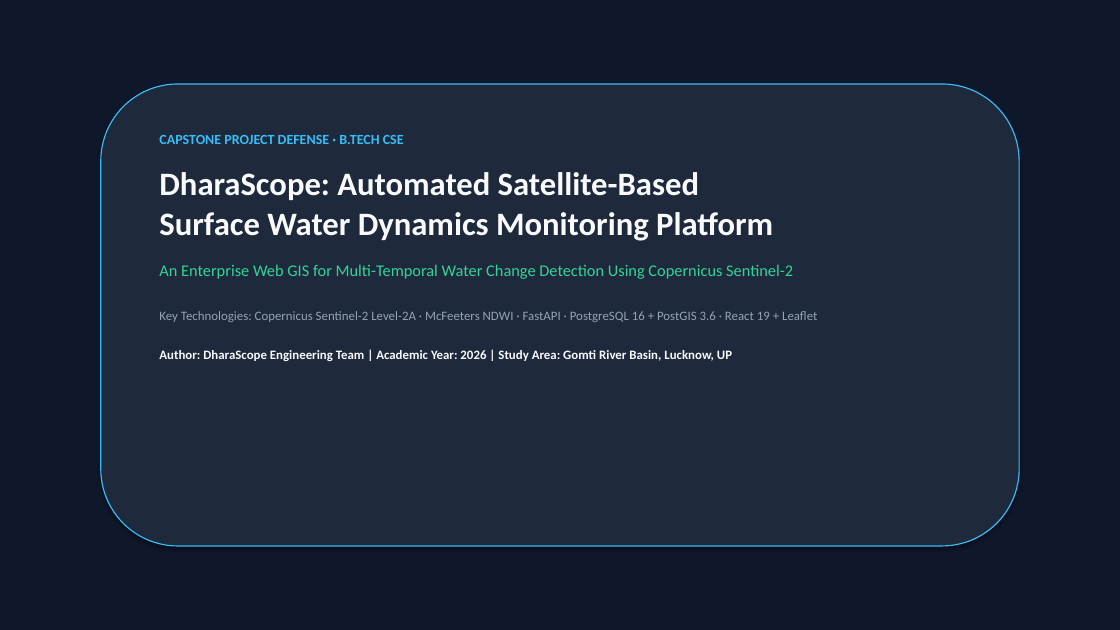
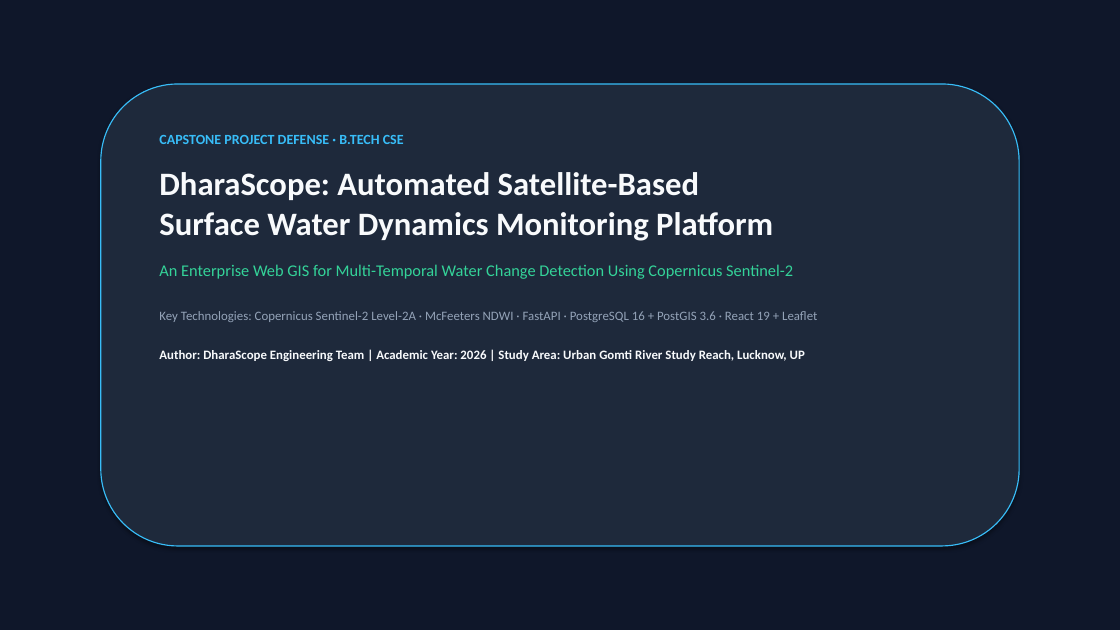
Before and after one commit to Akshat-2923/END_SEM_PROJECT_AKSHAT_3274, a slide deck: slide 1 of DharaScope_Final_Presentation.pptx. Drawn at 1120x630 pixels with LibreOffice and Linux fonts; fonts in the diff are those of the drawing. Boxes give left, top, right and bottom in pixels: in the first picture for what was removed or moved away, otherwise in the second. Text is boxed around its words. In the diff, an @@ line names an element or a change of style, - is before the commit and + after.

```diff
--- a/DharaScope_Final_Presentation.pptx
+++ b/DharaScope_Final_Presentation.pptx
@@ text at box(159, 350, 805, 361): text changed @@
-Author: DharaScope Engineering Team | Academic Year: 2026 | Study Area: Gomti River Basin, Lucknow, UP
+Author: DharaScope Engineering Team | Academic Year: 2026 | Study Area: Urban Gomti River Study Reach, Lucknow, UP
```
Also in this commit, not shown: 4 other slides changed, 9 other files.
